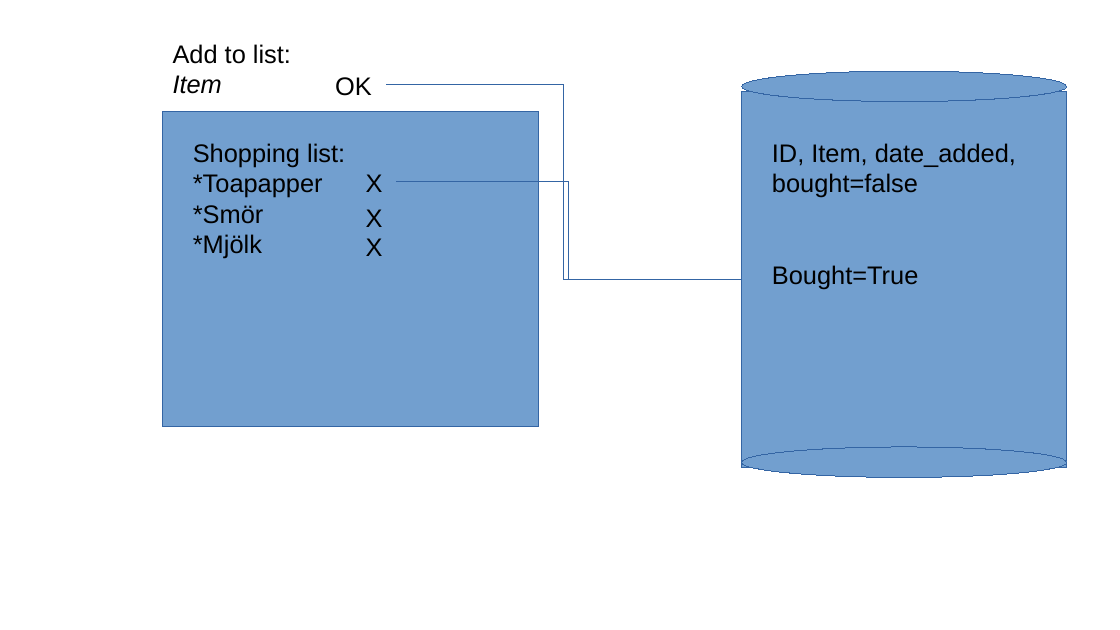
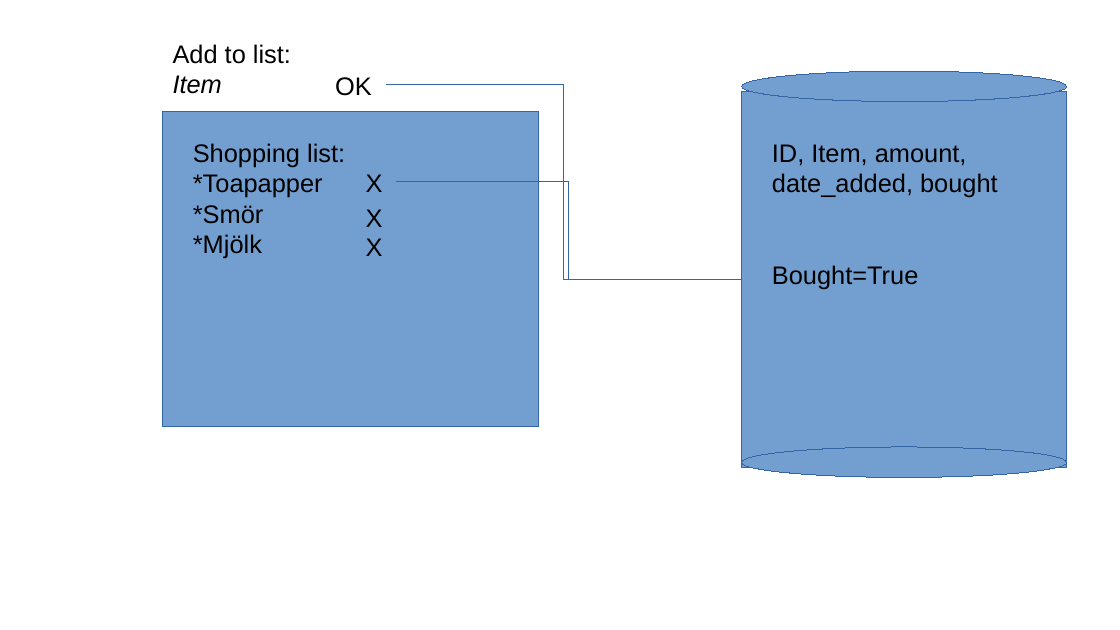
Before and after one commit to DramaCharles1/shopping-list, a slide deck: slide 1 of app_description.odp. Drawn at 1120x630 pixels with LibreOffice and Linux fonts; fonts in the diff are those of the drawing. Boxes give left, top, right and bottom in pixels: in the first picture for what was removed or moved away, otherwise in the second. Text is boxed around its words. In the diff, an @@ line names an element or a change of style, - is before the commit and + after.

Commit message:
Updated app description. Added amount to model

```diff
--- a/app_description.odp
+++ b/app_description.odp
@@ text at (772, 144, 998, 198): text changed @@
-ID, Item, date_added, bought=false
+ID, Item, amount, date_added, bought
```
